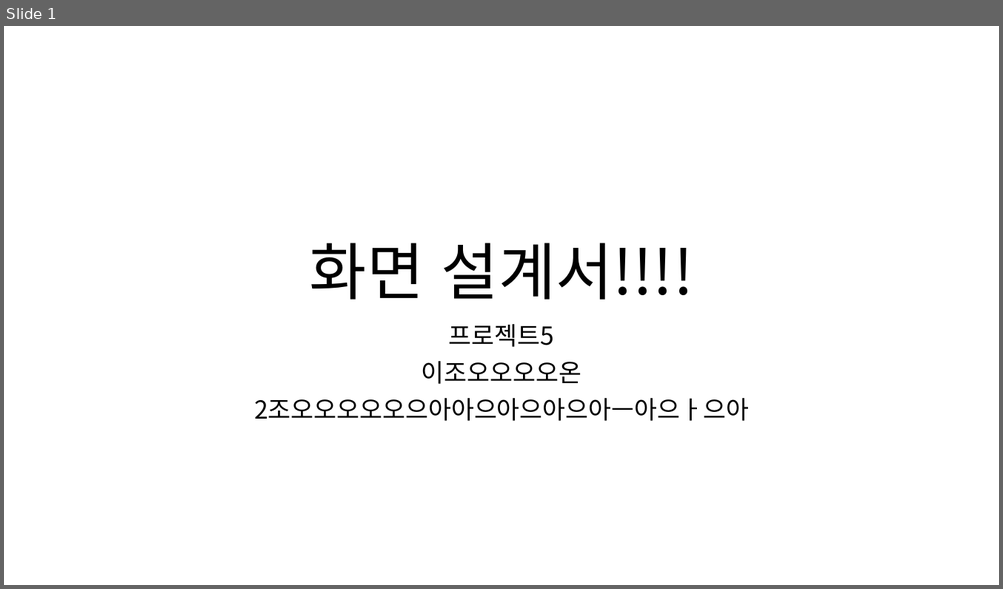
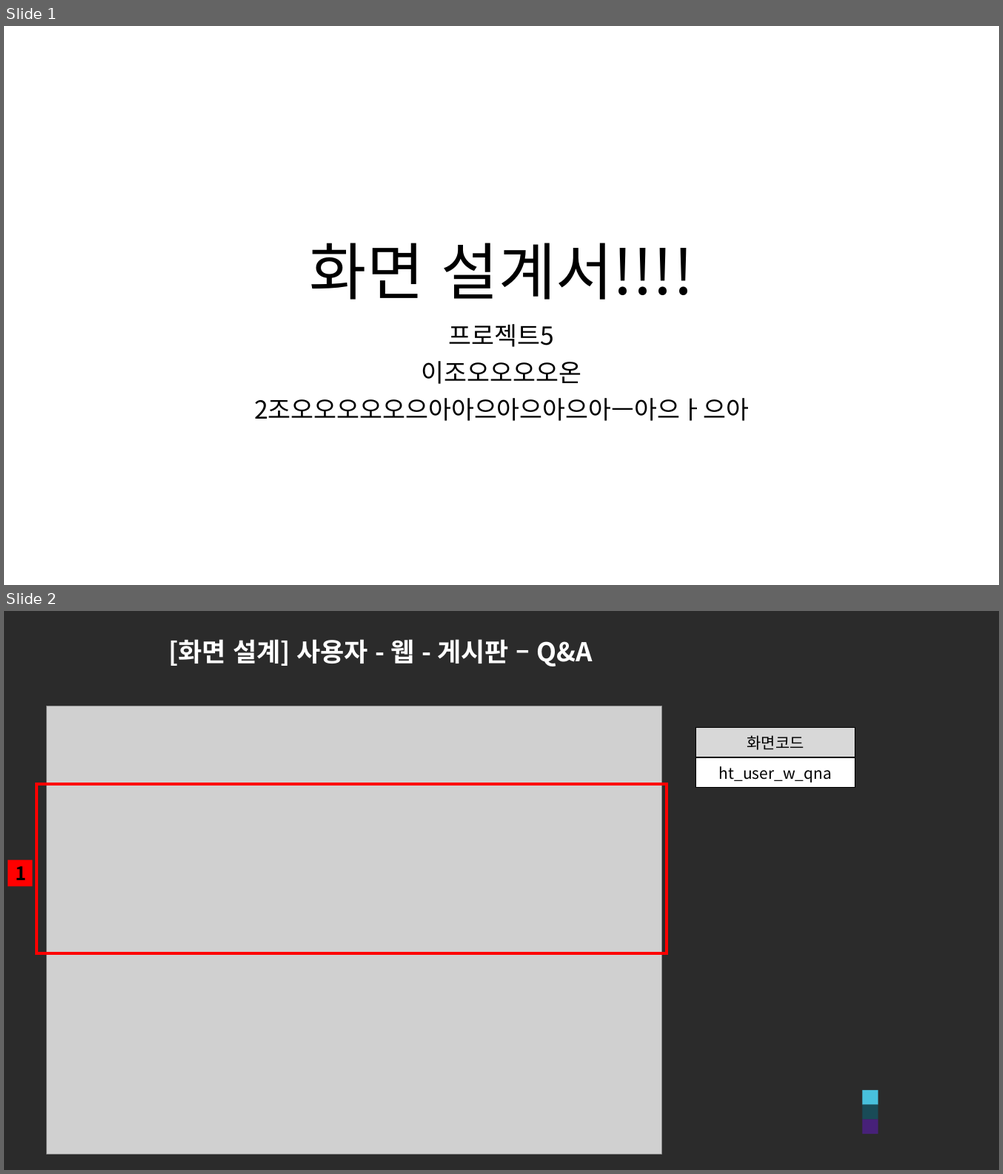
Before and after one commit to ezenteam2/e-Zone, a slide deck: 0 발표용 파워포인트/0424 4차발표/0424 project05 - 파워포인트 - 현태.pptx. Shown one above the other, each under a label of ours: slide 1 before the commit, slides 1 and 2 after it. The pictures are 1003x589 and 1003x1174 pixels, drawn with LibreOffice and Linux fonts; fonts in the diff are those of the drawing; grey boxes stand for pictures; background and template pictures are left out; a plain dark background stands for a picture behind light text. Boxes give left, top, right and bottom in pixels: in the first picture for what was removed or moved away, otherwise in the second. Text is boxed around its words. In the diff, an @@ line names an element or a change of style, - is before the commit and + after.

```diff
--- a/0 발표용 파워포인트/0424 4차발표/0424 project05 - 파워포인트 - 현태.pptx
+++ b/0 발표용 파워포인트/0424 4차발표/0424 project05 - 파워포인트 - 현태.pptx
@@ slide 2 added at (4,611,999,1170), background picture (left out) @@
@@ title added at (168,639,592,667), 25 pt, text #FFFFFF, bold @@
+[화면 설계] 사용자 - 웹 - 게시판 – Q&A
@@ picture added at (46,706,661,1154) @@
@@ table added at (696,727,854,786), 2 rows, 1 columns @@
+화면코드
+ht_user_w_qna
@@ rectangle added at (37,784,666,954), outline #FF0000 3 pt @@
@@ rectangle added at (8,860,32,886), fill #FF0000, 18 pt, text #000000, bold @@
+1
@@ rectangle added at (862,1091,878,1105), fill #48C0DC @@
@@ rectangle added at (862,1105,878,1120), fill #194B57 @@
@@ rectangle added at (862,1120,878,1135), fill #472179 @@
```
Also in this commit, not shown: 1 other slide added, 1 other file.
